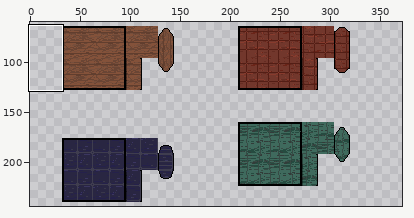
Sprite sheet, stored at Sneaky Game FIX/sprites/sprite20/fa959806-2464-4c30-83c0-533e84de147d.png. Above: a wide view before the commit, with the close-up outlined.
Close-up. First the earlier version:
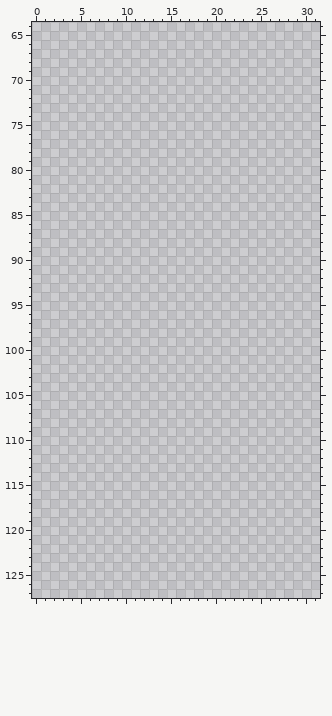
The file is 372x372 pixels. Colours within 5 levels of each other are drawn and written as one. Shown: x 0..31, y 64..127. The wide view leaves out empty margins. The commit also changed other parts of the picture, which this record leaves out.
Now the later version:
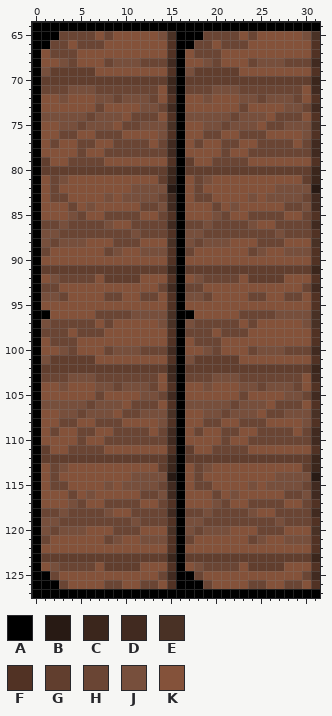
Palette (. is transparent): A #000000  B #281a14  C #3b261c  D #412a20  E #493125  F #513224  G #613e2e  H #6a4534  J #774f3c  K #84523a
What changed:
Changed rows in their new state; - is an unchanged pixel.
first column x 0:
 64 AAAAAAAAAAAAAAAAAAAAAAAAAAAAAAAA
 65 AAAHHHHKHKKKKKJEAAAHHHHKHKKKKKJE
 66 AAHHKHHHKKKKKKKFAAHHKHHHKKKKKKKF
 67 AKHHHKKKKKKKKKKFAKHHHKKKKKKKKKKF
 68 AKKJHKKKHJJJHHHDAKKJHKKKHJJJHHHD
 69 AJGGGGGKKKKKKKKFAJGGGGGKKKKKKKKF
 70 AGGGGGGGGGGGGGGCAGGGGGGGGGGGGGGC
 71 AHHHJJJHHHHHHHKDAHHHJJJHHHHHHHKD
 72 AKKJKKKJJHJJJHKFAKKJKKKJJHJJJHKF
 73 AKKKKKKHKKKKJJHDAKKKKKKHKKKKJJHD
 74 AJJJJJHJJJKHHHKFAJJJJJHJJJKHHHKF
 75 AKKJJHJJJKHHJJJEAKKJJHJJJKHHJJJE
 76 AKKHHKKHHHKKKKJFAKKHHKKHHHKKKKJF
 77 AKHKKHHKKHHHHKHDAKHKKHHKKHHHHKHD
 78 AKKKKHKKHHHHHHHDAKKKKHKKHHHHHHHD
 79 AGKKHHHHKKKKKKKFAGKKHHHHKKKKKKKF
 80 AGGGGGGGGGGGGGGCAGGGGGGGGGGGGGGC
 81 AKHJKKKKKKKKKKGCAKHJKKKKKKKKKKGC
 82 AKHKKKKKKKKJJJJBAKHKKKKKKKKJJJJB
 83 AKHHKKKKJKJJJJHDAKHHKKKKJKJJJJHD
 84 AKKKHKJKKKKKHHJDAKKKHKJKKKKKHHJD
 85 AKKKJHKKHHHHKKHFAKKKJHKKHHHHKKHF
 86 AHHJHHHHJKKHHHHDAHHJHHHHJKKHHHHD
 87 AJJHHHHHHHHJHHHFAJJHHHHHHHHJHHHF
 88 AJHJJJKKKHHHKKKEAJHJJJKKKHHHKKKE
 89 AHKKKKKKHJKKJJJFAHKKKKKKHJKKJJJF
 90 AKKKKKKKKKKKKKKFAKKKKKKKKKKKKKKF
 91 AGGGGGGGGGGGGGGCAGGGGGGGGGGGGGGC
 92 AKJHHHHKGGGGKKKFAKJHHHHKGGGGKKKF
 93 AHHKKKKKKKKKKKHDAHHKKKKKKKKKKKHD
 94 AJJHKKKKHHKKHHKFAJJHKKKKHHKKHHKF
 95 AKKKKKKKKKKKKKKFAKKKKKKKKKKKKKKF
 96 AAKKKKKHHHHJJJJEAAKKKKKHHHHJJJJE
 97 AJHHHHHKHKKKKKJEAJHHHHHKHKKKKKJE
 98 AHHHKHHHKKKKKKKFAHHHKHHHKKKKKKKF
 99 AKHHHKKKKKKKKKKFAKHHHKKKKKKKKKKF
100 AKKJHKKKHJJJHHHDAKKJHKKKHJJJHHHD
101 AJGGGGGKKKKKKKKFAJGGGGGKKKKKKKKF
102 AGGGGGGGGGGGGGGCAGGGGGGGGGGGGGGC
103 AHHHJJJHHHHHHHKDAHHHJJJHHHHHHHKD
104 AKKJKKKJJHJJJHKFAKKJKKKJJHJJJHKF
105 AKKKKKKHKKKKJJHDAKKKKKKHKKKKJJHD
106 AJJJJJHJJJKHHHKFAJJJJJHJJJKHHHKF
107 AKKJJHJJJKHHJJJEAKKJJHJJJKHHJJJE
108 AKKHHKKHHHKKKKJFAKKHHKKHHHKKKKJF
109 AKHKKHHKKHHHHKHDAKHKKHHKKHHHHKHD
110 AKKKKHKKHHHHHHHDAKKKKHKKHHHHHHHD
111 AGKKHHHHKKKKKKKFAGKKHHHHKKKKKKKF
112 AGGGGGGGGGGGGGGCAGGGGGGGGGGGGGGC
113 AKHJKKKKKKKKKKGCAKHJKKKKKKKKKKGC
114 AKHKKKKKKKKJJJJBAKHKKKKKKKKJJJJB
115 AKHHKKKKJKJJJJHDAKHHKKKKJKJJJJHD
116 AKKKHKJKKKKKHHJDAKKKHKJKKKKKHHJD
117 AKKKJHKKHHHHKKHFAKKKJHKKHHHHKKHF
118 AHHJHHHHJKKHHHHDAHHJHHHHJKKHHHHD
119 AJJHHHHHHHHJHHHFAJJHHHHHHHHJHHHF
120 AJHJJJKKKHHHKKKEAJHJJJKKKHHHKKKE
121 AHKKKKKKHJKKJJJFAHKKKKKKHJKKJJJF
122 AKKKKKKKKKKKKKKFAKKKKKKKKKKKKKKF
123 AGGGGGGGGGGGGGGCAGGGGGGGGGGGGGGC
124 AKJHHHHKGGGGKKKFAKJHHHHKGGGGKKKF
125 AAHKKKKKKKKKKKHDAAHKKKKKKKKKKKHD
126 AAAHKKKKHHKKHHKFAAAHKKKKHHKKHHKF
127 AAAAAAAAAAAAAAAAAAAAAAAAAAAAAAAA
Boxes around the changes in both close-ups, in picture pixels (x1, y1, x2, y2):
added: (32, 22, 320, 598)
